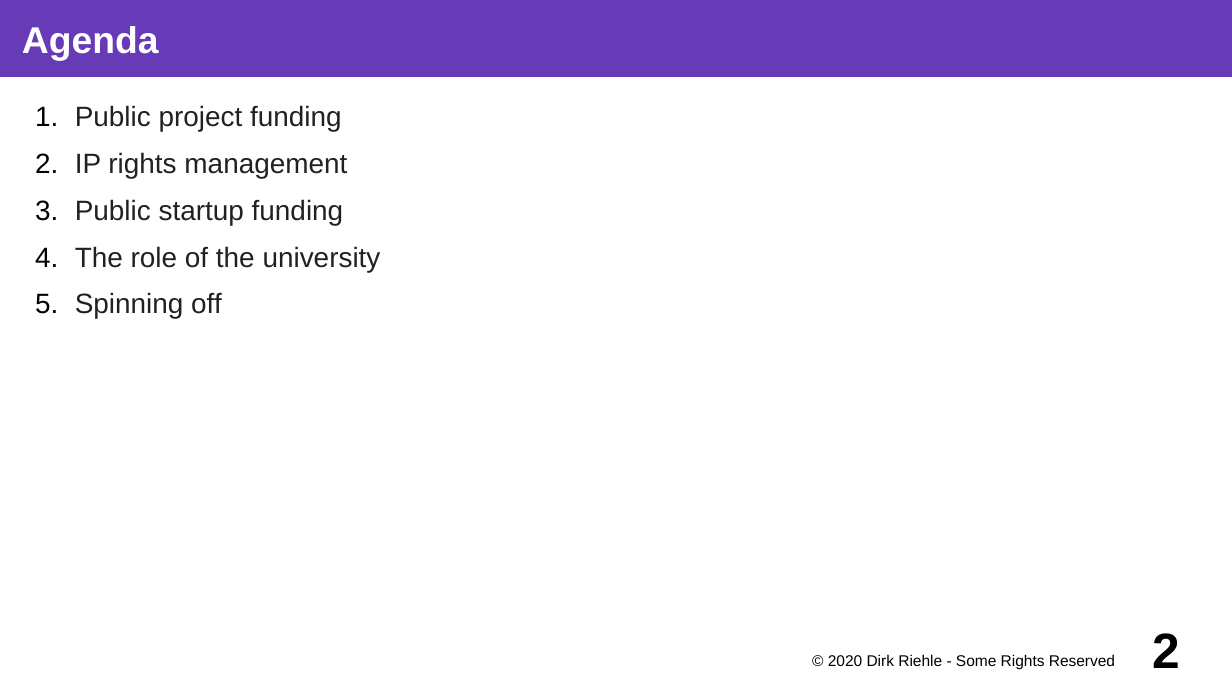
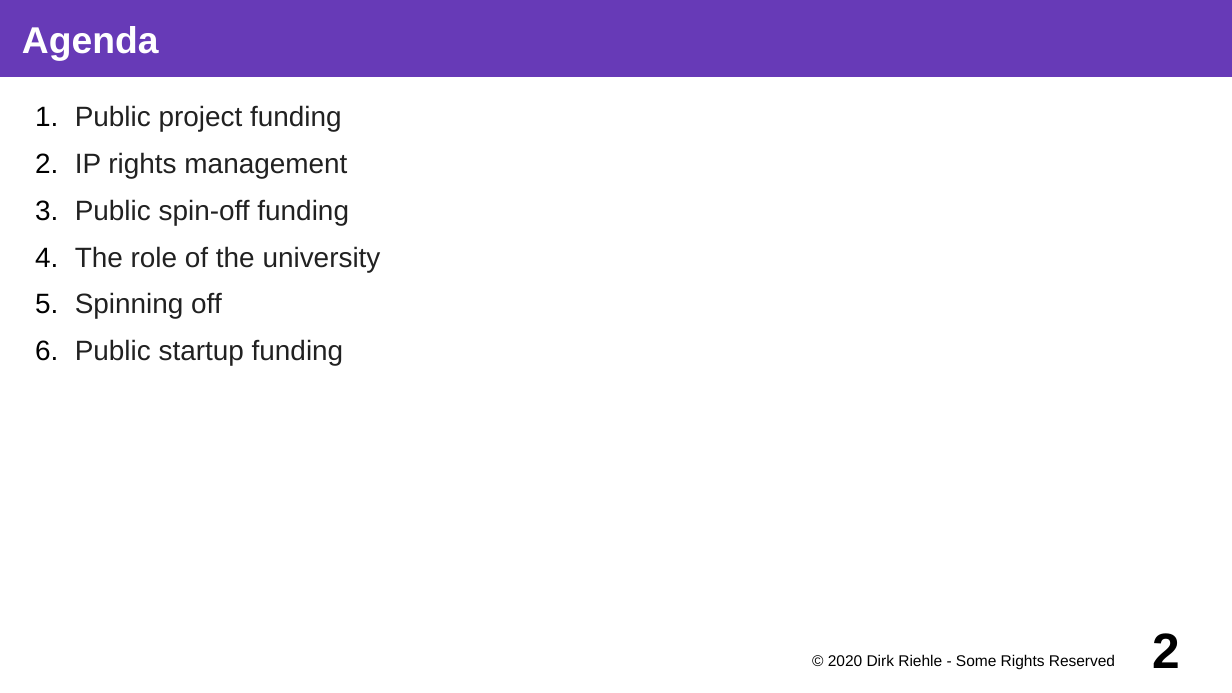
Before and after one commit to dirkriehle/coss-course, a slide deck: slide 2 of Lecture slides/COSS D03 - University Spin-offs.odp. Drawn at 1232x693 pixels with LibreOffice and Linux fonts; fonts in the diff are those of the drawing. Boxes give left, top, right and bottom in pixels: in the first picture for what was removed or moved away, otherwise in the second. Text is boxed around its words. In the diff, an @@ line names an element or a change of style, - is before the commit and + after.

```diff
--- a/Lecture slides/COSS D03 - University Spin-offs.odp
+++ b/Lecture slides/COSS D03 - University Spin-offs.odp
@@ text at box(75, 199, 349, 225): text changed @@
-3. Public startup funding
+3. Public spin-off funding
@@ text at box(75, 339, 344, 365): paragraph added @@
+6. Public startup funding
```
Also in this commit, not shown: 1 other slide changed, 3 slides added, 4 other files.
